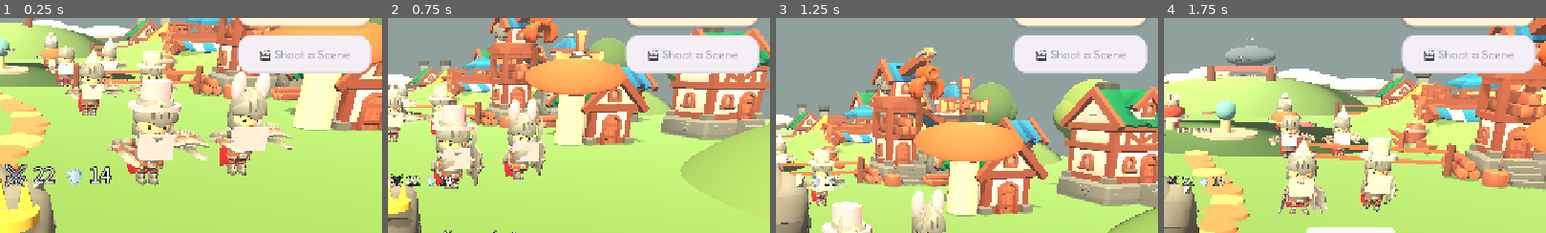
Above: before the commit, frames 1-4 (left to right).
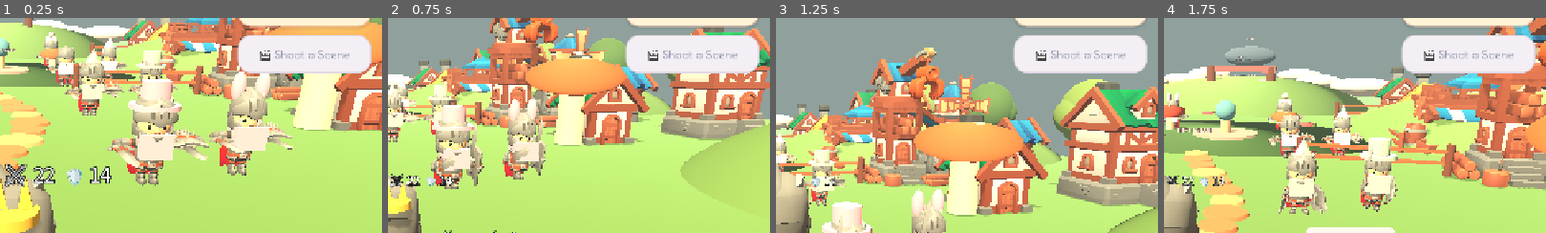
Above: after the commit, the same moments.

Repository: Mrlukahuang/mini-utopia-studio
Game: Godot game, scene res://scenes/main.tscn
Two runs of this game, one before a commit and one after it. Both use one fixed random seed, a clock stepped at 60 frames per second and the inputs below.
Inputs (mouse positions are % of the whole screen's width and height, from its top left):
- Up to frame 1 (0.25 s): no input
- Up to frame 2 (0.75 s): tap Enter at 0.5 s; move the mouse to (55, 50) at 0.52 s; hold W (move_forward) from 0.53 s (still down); hold Shift (run) from 0.53 s (still down); click (55, 50) at 0.67 s
- Up to frame 3 (1.25 s): keep holding W (move_forward); keep holding Shift (run); tap Space (jump) at 0.77, 1.07 s
- Up to frame 4 (1.75 s): keep holding W (move_forward); move the mouse to (45, 50) at 1.27 s; release Shift (run) at 1.28 s; tap F (attack) at 1.35 s; tap Space (jump) at 1.52 s; tap Shift (run) at 1.55 s
The pictures show only the part of the screen within x 50-100%, y 10-60%; the shares and areas given below are measured in that part.

Frame 1 is identical in both runs. In frame 2, 0.2% of the frame differs, in the area x 39-44%, y 11-20%; in frame 3, 0.2%; in frame 4, nothing differs.

Commit message:
perf(V1-W15-01): increase batch merge radius to reduce static WebGL draws

Diff:
--- a/godot/scripts/village.gd
+++ b/godot/scripts/village.gd
@@ -319,7 +319,7 @@
             continue
         var transform := global_transform.affine_inverse() * source.global_transform
         var center := transform.origin
-        var cluster := Vector2i(floori(center.x / 18.0), floori(center.z / 18.0))
+        var cluster := Vector2i(floori(center.x / 42.0), floori(center.z / 42.0))
         var material_id := 0
         if source.material_override != null:
             material_id = source.material_override.get_instance_id()
